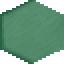
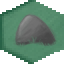
Before/after of a w=64, h=64 layered artwork. What changed in the layer stack:
added layer "Layer 2" above "Layer 1 copy" over 12, 13, 58, 47
added layer "Layer 1 copy" above "Layer 1" over 12, 13, 58, 47
